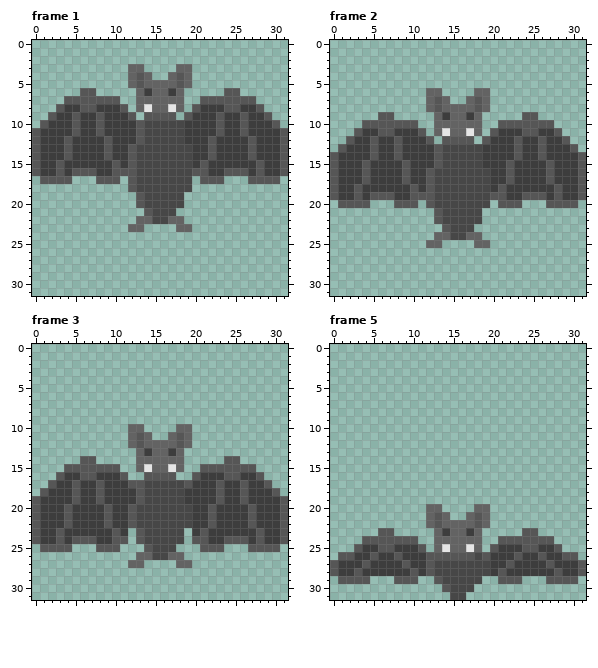
A pixel-art file gets an edit: Roguelike TBS/Assets/Sprites/Aseprite Files/BatDeath.ase. The picture above was drawn from the file before the commit.
32x32 pixels, 6 frames. Colours within 5 levels of each other are drawn and written as one. Shown: frame 1, frame 2, frame 3, frame 5. The commit also changed other frames, which this record leaves out.
The same view after the edit:
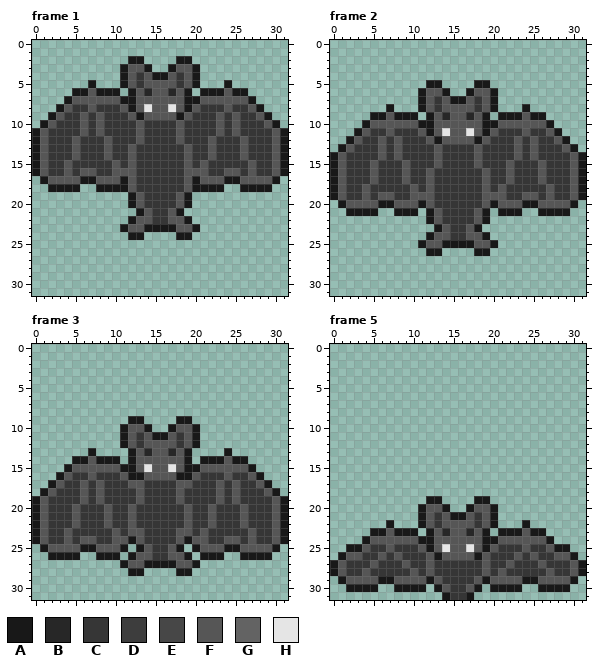
Palette (. is transparent): A #181818  B #272727  C #363636  D #3d3d3d  E #474747  F #565656  G #636363  H #e5e5e5
Diff:
Changed rows in their new state; - is an unchanged pixel.
Frame 1:
first column x 0:
 2 ------------AA----AA------------
 3 -----------AFFA--AFFA-----------
 4 -----------AFCFAAFCFA-----------
 5 -------A---AFCFFFFCFA---A-------
 6 -----AA-AAA-AFBFFBFA-AAA-AA-----
 7 ----A------AAFFFFFFAA------A----
 8 ---AFCC-CCC-AF-FF-FA-CCC-CCFA---
 9 --AFCCFC-CCC-A----A-CCC-CFCCFA--
10 -AFCCCFC-CCCC-CCCCFCCCC-CFCCCFA-
11 AFCCCCFC-CCCC-CCCCFCCCC-CFCCCCFA
12 AFCCCFCCC-CCC-CCCCFCCC-CCCFCCCFA
13 AFCCCFCCC-CC-CCCCCCFCC-CCCFCCCFA
14 AFCCCFCCC-CC-CCCCCCFCC-CCCFCCCFA
15 AFCCFCCCCC-C-CCCCCCFC-CCCCCFCCFA
16 AFCCFC--CC---CCCCCCF--CC--CFCCFA
17 -A---FAA---A-CCCCCCFA---AAF---A-
18 --AAAA--AAAA-CCCCCCFAAAA--AAAA--
19 ------------A-CCCCFA------------
20 ------------A-CCCCFA------------
21 -------------A-CCFA-------------
22 ------------AFFCCFFA------------
23 -----------AFFAAAAFFA-----------
24 ------------AA----AA------------
Frame 2:
first column x 0:
 5 ------------AA----AA------------
 6 -----------AFFA--AFFA-----------
 7 -----------AFCFAAFCFA-----------
 8 -------A---AFCFFFFCFA---A-------
 9 -----AA-AAA-AFBFFBFA-AAA-AA-----
10 ----A------AAFFFFFFAA------A----
11 ---AFCC-CCC-AF-FF-FA-CCC-CCFA---
12 --AFCCFC-CCC-A----A-CCC-CFCCFA--
13 -AFCCCFC-CCCC-CCCCFCCCC-CFCCCFA-
14 AFCCCCFC-CCCC-CCCCFCCCC-CFCCCCFA
15 AFCCCFCCC-CCC-CCCCFCCC-CCCFCCCFA
16 AFCCCFCCC-CC-CCCCCCFCC-CCCFCCCFA
17 AFCCCFCCC-CC-CCCCCCFCC-CCCFCCCFA
18 AFCCFCCCCC-C-CCCCCCFC-CCCCCFCCFA
19 AFCCFC--CC---CCCCCCF--CC--CFCCFA
20 -A---FAA---A-CCCCCCFA---AAF---A-
21 --AAAA--AAA-A-CCCCFA-AAA--AAAA--
22 ------------A-CCCCFA------------
23 -------------A-CCFA-------------
24 ------------AFFCCFFA------------
25 -----------AFFAAAAFFA-----------
26 ------------AA----AA------------
Frame 3:
first column x 0:
 9 ------------AA----AA------------
10 -----------AFFA--AFFA-----------
11 -----------AFCFAAFCFA-----------
12 -----------AFCFFFFCFA-----------
13 -------A----AFBFFBFA----A-------
14 -----AA-AAA-AFFFFFFA-AAA-AA-----
15 ----A------AAF-FF-FAA------A----
16 ---AFCC-CCC-AA----AA-CCC-CCFA---
17 --AFCCFC-CCC--CCCCF-CCC-CFCCFA--
18 -AFCCCFC-CCCC-CCCCFCCCC-CFCCCFA-
19 AFCCCCFC-CCCC-CCCCFCCCC-CFCCCCFA
20 AFCCCFCCC-CC-CCCCCCFCC-CCCFCCCFA
21 AFCCCFCCC-CC-CCCCCCFCC-CCCFCCCFA
22 AFCCCFCCC-CC-CCCCCCFCC-CCCFCCCFA
23 AFCCFCCCCC-CF-CCCCFFC-CCCCCFCCFA
24 AFCCFC--CC--A-CCCCFA--CC--CFCCFA
25 -A---FAA---A-A-CCFA-A---AAF---A-
26 --AAAA--AAA-AFFCCFFA-AAA--AAAA--
27 -----------AFFAAAAFFA-----------
28 ------------AA----AA------------
Frame 5, layers "Head", "Body", "Wings":
first column x 0:
19 ------------AA----AA------------
20 -----------AFFA--AFFA-----------
21 -----------AFCFAAFCFA-----------
22 -------A---AFCFFFFCFA---A-------
23 -----AA-AAA-AFBFFBFA-AAA-AA-----
24 ----A------AAFFFFFFAA------A----
25 --AAFCC-CCC-AF-FF-FA-CCC-CCFAA--
26 -A-FCCFC-CCC-A----A-CCC-CFCCF-A-
27 AFCCCFCCC-CC-CCCCCCFCC-CCCFCCCFA
28 AFCCFCCCCC-C-CCCCCCFC-CCCCCFCCFA
29 -A---FAA---FA-CCCCFAF---AAF---A-
30 --AAAA--AAAA-A-CCFA-AAAA--AAAA--
31 --------------ACCA--------------
